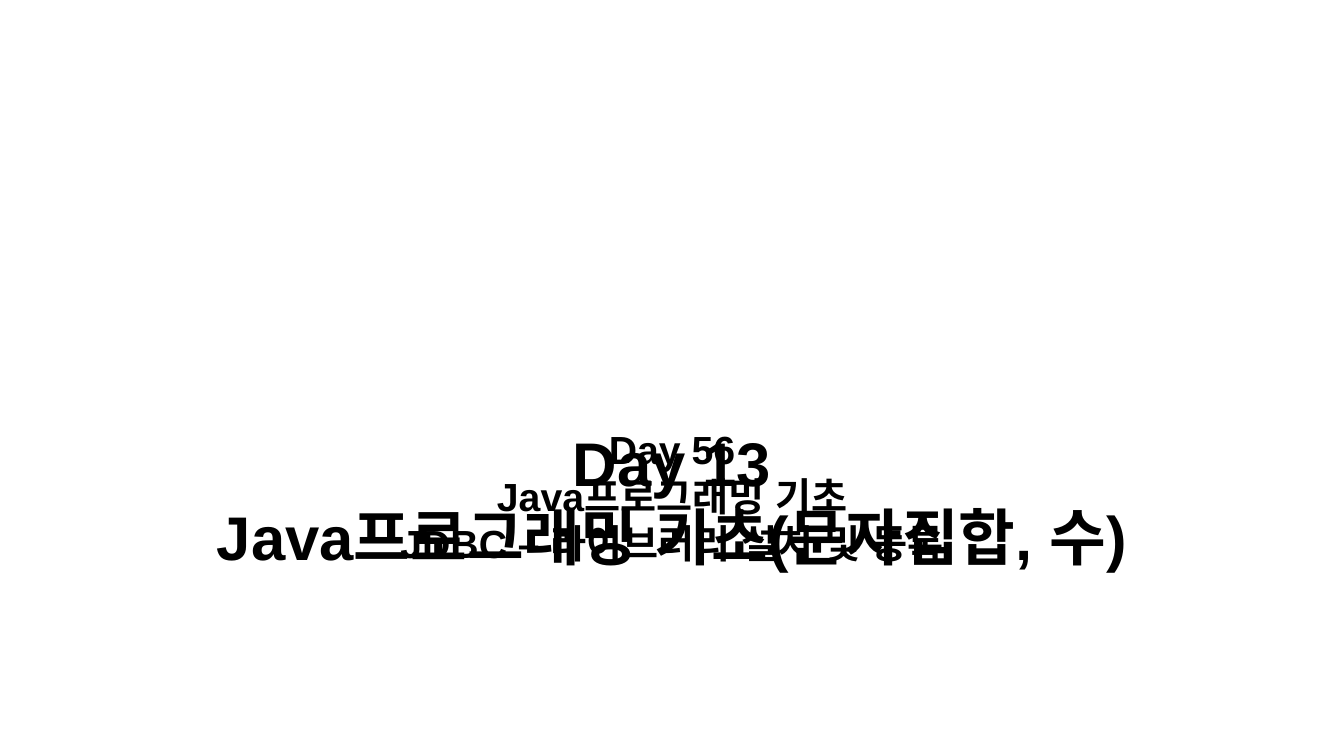
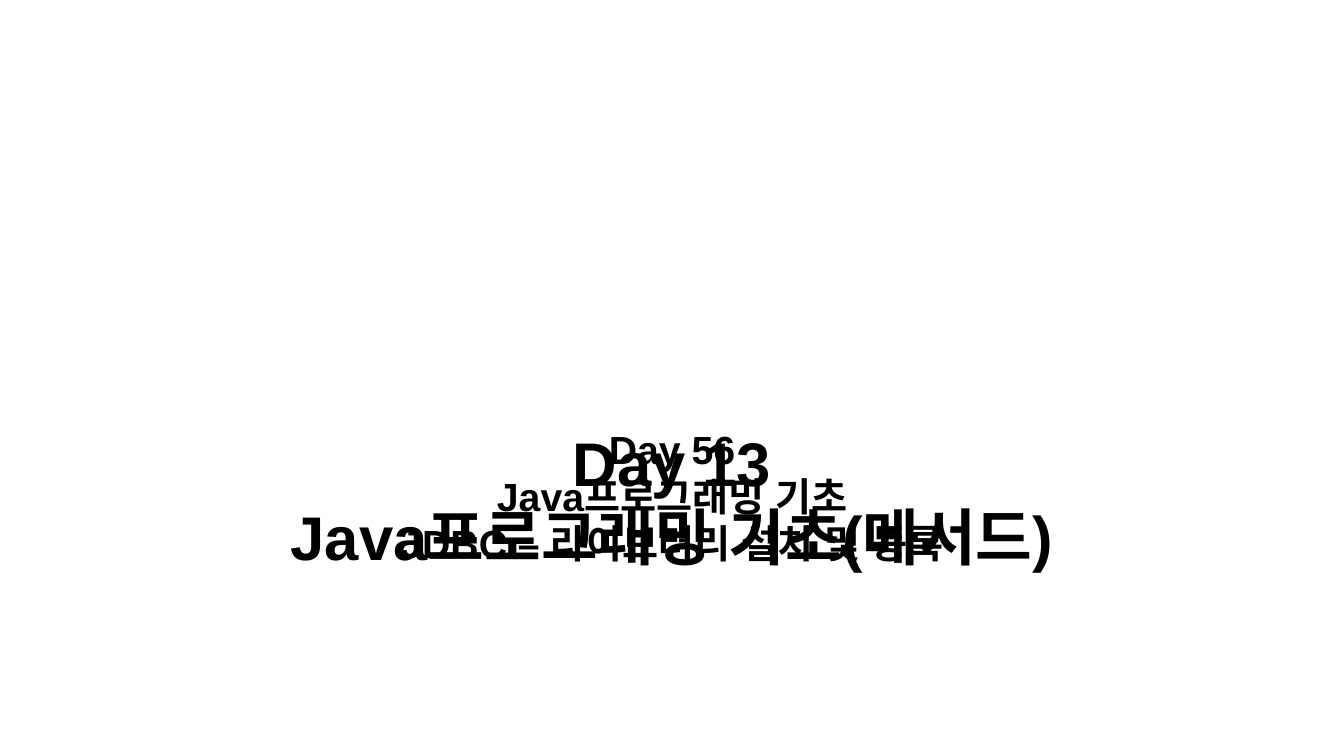
Before and after one commit to kknaks/kknaks.github.io, a slide deck: slide 15 of assets/img/posts/ClassThumbnail.pptx. Drawn at 1344x756 pixels with LibreOffice and Linux fonts; fonts in the diff are those of the drawing; background and template pictures are left out. Boxes give left, top, right and bottom in pixels: in the first picture for what was removed or moved away, otherwise in the second. Text is boxed around its words. In the diff, an @@ line names an element or a change of style, - is before the commit and + after.

```diff
--- a/assets/img/posts/ClassThumbnail.pptx
+++ b/assets/img/posts/ClassThumbnail.pptx
@@ text at box(728, 497, 1053, 573): text changed @@
-Java프로그래밍 기초(문자집합, 수)
+Java프로그래밍 기초(메서드)
```
Also in this commit, not shown: 26 other slides changed, 3 slides removed, 21 other files.
